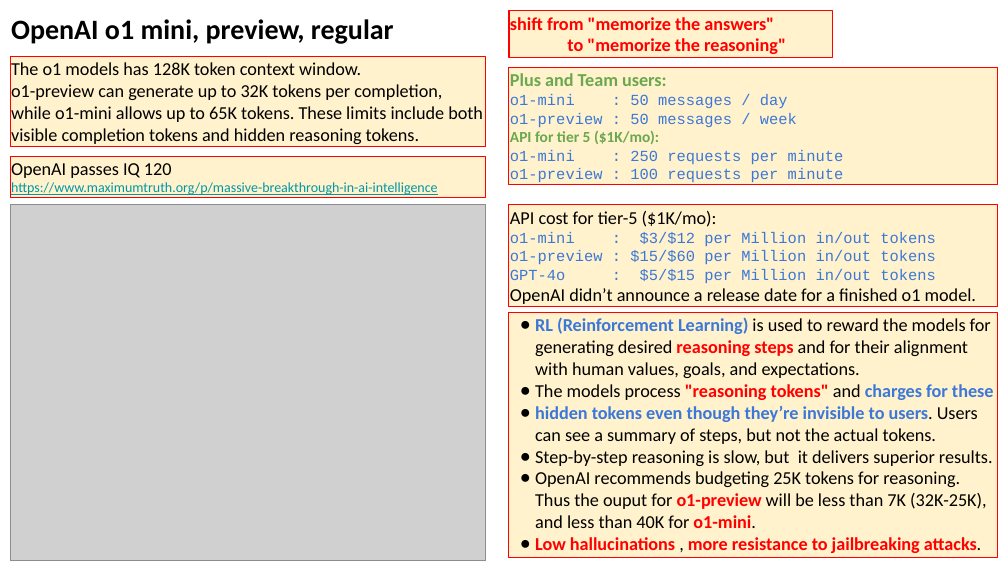
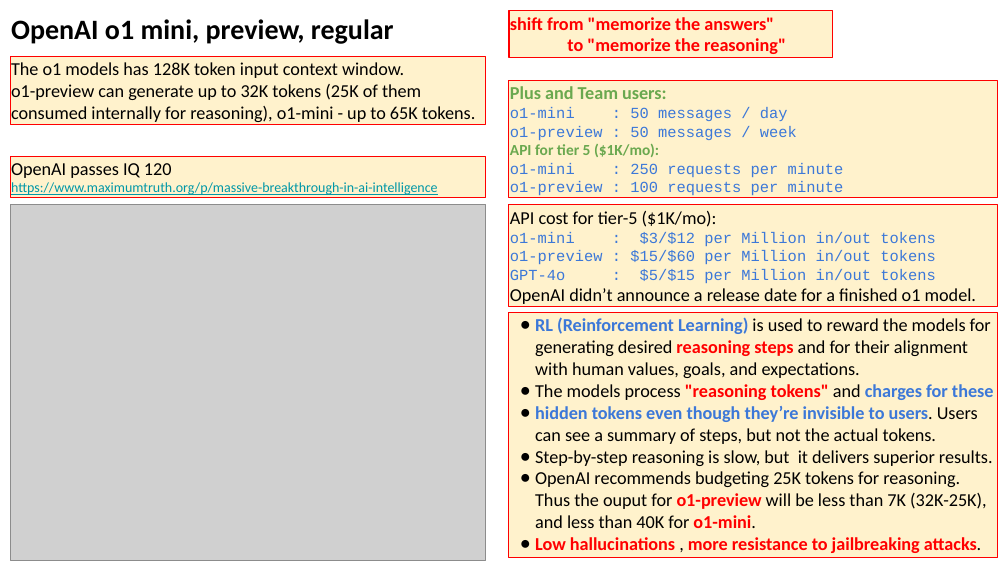
Before and after one commit to lselector/seminar, a slide deck: slide 2 of 2024/2024-09-20-AI-Updates.pptx. Drawn at 1008x567 pixels with LibreOffice and Linux fonts; fonts in the diff are those of the drawing; grey boxes stand for pictures. Boxes give left, top, right and bottom in pixels: in the first picture for what was removed or moved away, otherwise in the second. Text is boxed around its words. In the diff, an @@ line names an element or a change of style, - is before the commit and + after.

```diff
--- a/2024/2024-09-20-AI-Updates.pptx
+++ b/2024/2024-09-20-AI-Updates.pptx
@@ rectangle "The o1 models has 128K ...": place and size @@
-rectangle "The o1 models has 128K ..." at [10,56,486,147]
+rectangle "The o1 models has 128K ..." at [10,56,486,125]
@@ text in rectangle at [11,62,475,122]: text changed @@
-The o1 models has 128K token context window.
-o1-preview can generate up to 32K tokens per completion,
-while o1-mini allows up to 65K tokens. These limits include both visible completion tokens and hidden reasoning tokens.
+The o1 models has 128K token input context window.
+o1-preview can generate up to 32K tokens (25K of them consumed internally for reasoning), o1-mini - up to 65K tokens.
@@ rectangle "Plus and Team users:": place and size @@
-rectangle "Plus and Team users:" at [509,68,998,184]
+rectangle "Plus and Team users:" at [509,81,998,198]
```
Also in this commit, not shown: 8 other slides changed, 3 slides added.
